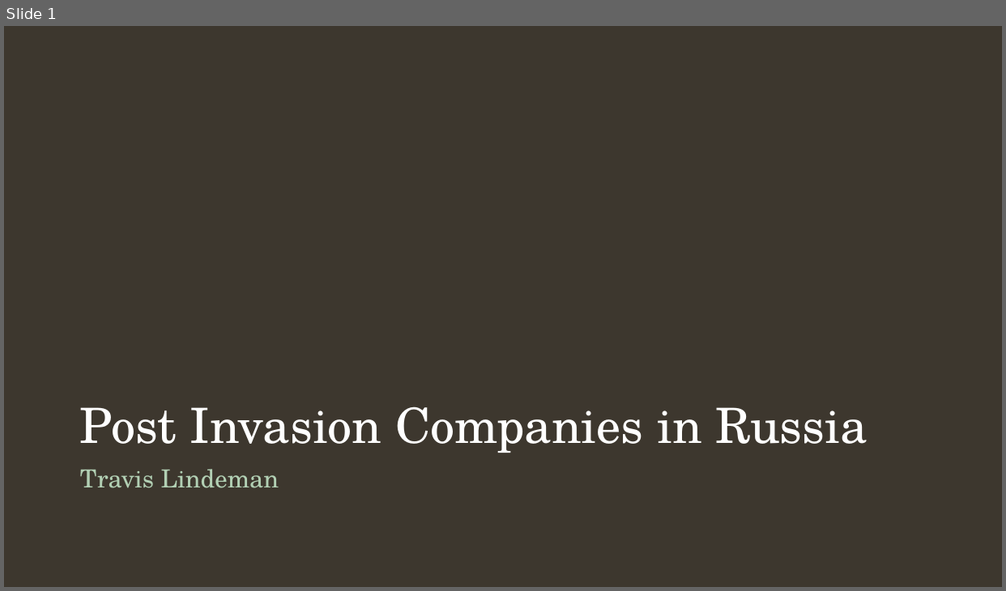
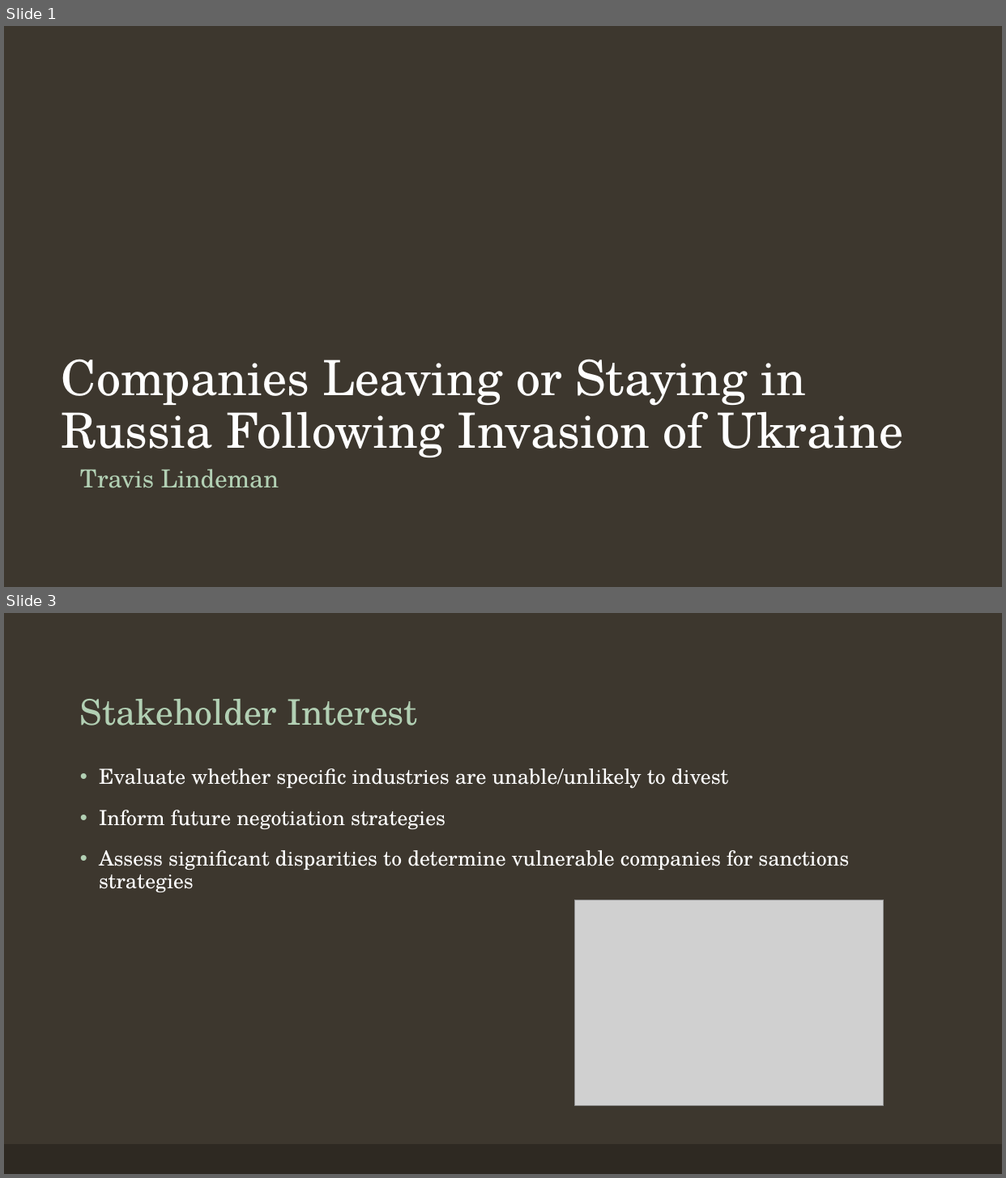
Before and after one commit to tralinde/companies_in_russia, a slide deck: ppt/Companies in Russia After Ukrainian Invasion.pptx. Shown one above the other, each under a label of ours: slide 1 before the commit, slides 1 and 3 after it; the slides between them are not shown. The pictures are 1006x591 and 1006x1178 pixels, drawn with LibreOffice and Linux fonts; fonts in the diff are those of the drawing; grey boxes stand for pictures; background and template pictures are left out. Boxes give left, top, right and bottom in pixels: in the first picture for what was removed or moved away, otherwise in the second. Text is boxed around its words. In the diff, an @@ line names an element or a change of style, - is before the commit and + after.

```diff
--- a/ppt/Companies in Russia After Ukrainian Invasion.pptx
+++ b/ppt/Companies in Russia After Ukrainian Invasion.pptx
@@ slide 3 added at (4,613,1002,1174), background #3D372E @@
@@ title added at (80,699,417,726), 34 pt, text #B2D0B4 @@
+Stakeholder Interest
@@ text added at (99,769,849,892), 20 pt, text #FFFFFF @@
+• Evaluate whether specific industries are unable/unlikely to divest
+• Inform future negotiation strategies
+• Assess significant disparities to determine vulnerable companies for sanctions strategies
@@ picture added at (574,900,883,1105) @@
@@ rectangle added at (4,1144,1002,1174), fill #2E2923 @@
@@ slide 1 changed as well @@
@@ title at (62,359,903,458): text changed @@
-Post Invasion Companies in Russia
+Companies Leaving or Staying in Russia Following Invasion of Ukraine
```
Also in this commit, not shown: 4 other slides changed, 3 other slides added, 6 slides removed, 18 other files.
